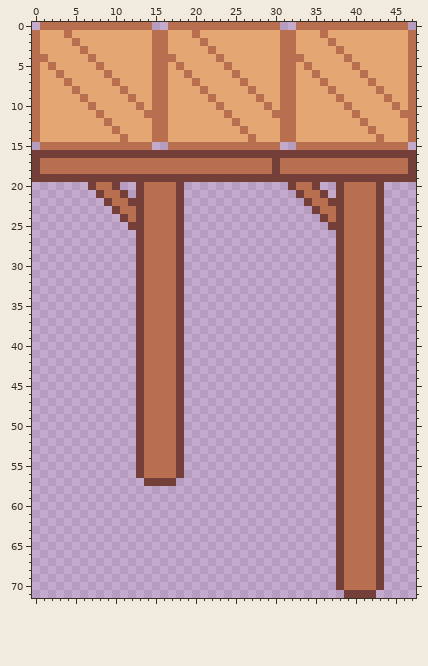
File history of a pixel-art file, assets/store.aseprite. Above is the file before it was changed.
48x72 pixels, 1 frame.
And afterwards:
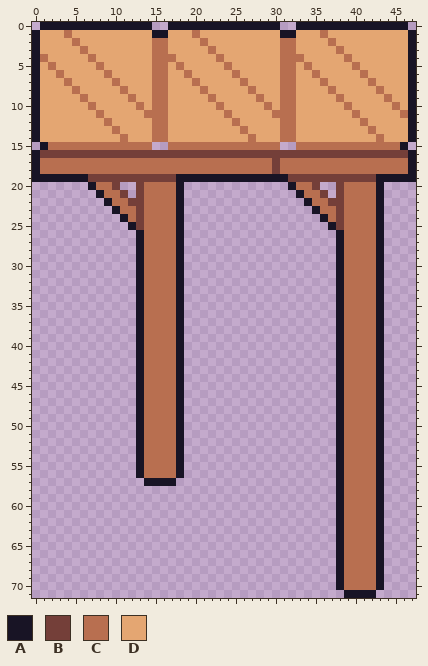
Palette (. is transparent): A #181425  B #743f39  C #b86f50  D #e4a672
Change:
Layer "store":
Colour B becomes colour A in rows 16 to 18 at x 0 and 47; in row 19 at x 0 to 6, 18 to 31 and 43 to 47; in row 20 at x 7, 18, 32 and 43; in row 21 at x 8, 18, 33 and 43; in row 22 at x 9, 18, 34 and 43; in row 23 at x 10, 18, 35 and 43.
Colour B becomes colour A in row 24 at x 11, 18, 36 and 43; in row 25 at x 12, 18, 37 and 43; in rows 26 to 56 at x 13, 18, 38 and 43; in row 57 at x 14 to 17, 38 and 43; in rows 58 to 70 at x 38 and 43; in row 71 at x 39 to 42.
Colour C becomes colour A in row 0 at x 1 to 14, 17 to 30 and 33 to 46; in row 1 at x 0, 15 to 16, 31 to 32 and 47; in rows 2 to 14 at x 0 and 47; in row 15 at x 1 and 46.
Where, in picture pixels (left, top, right, bottom), the same in both pictures:
changed: (32, 22, 416, 598)
